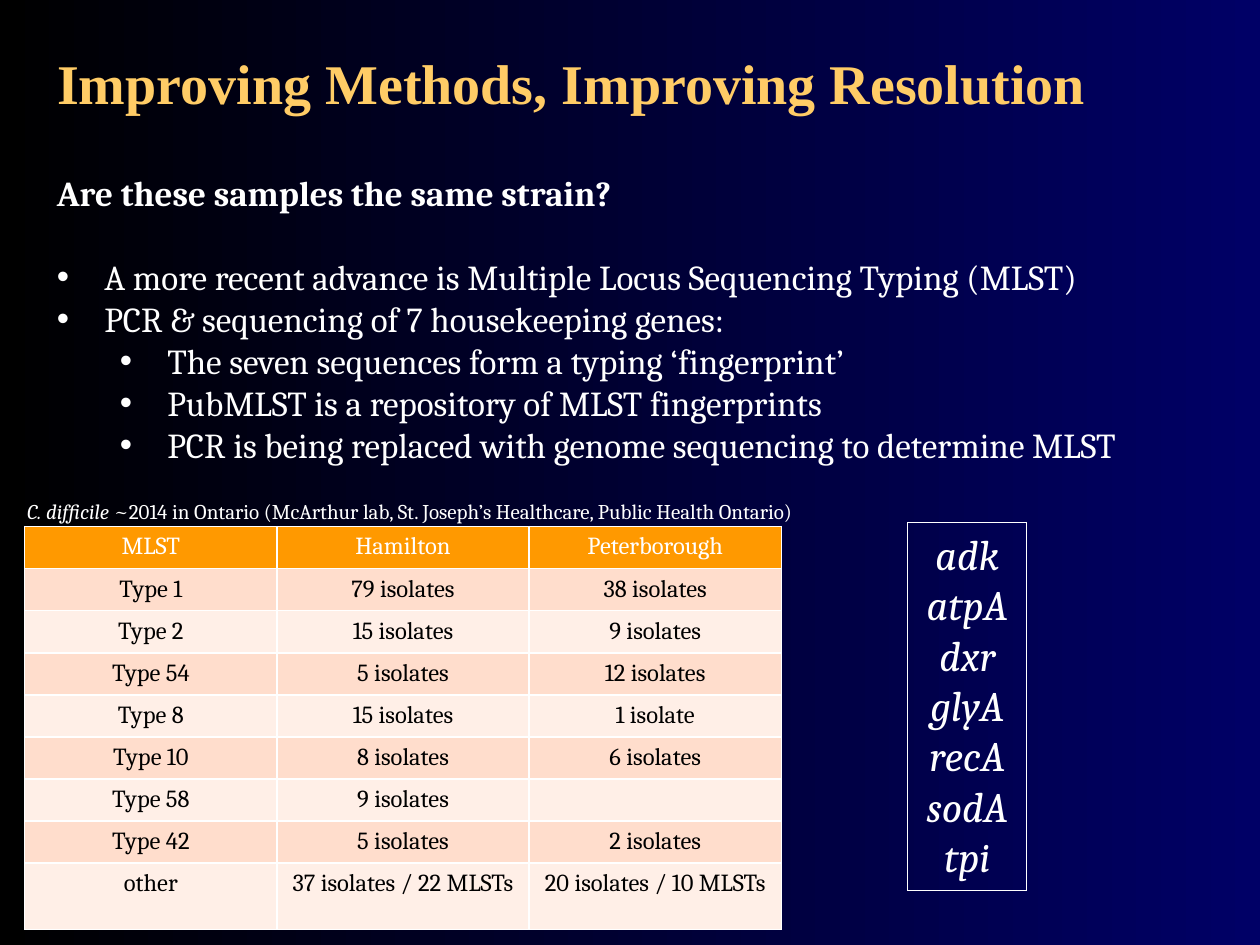
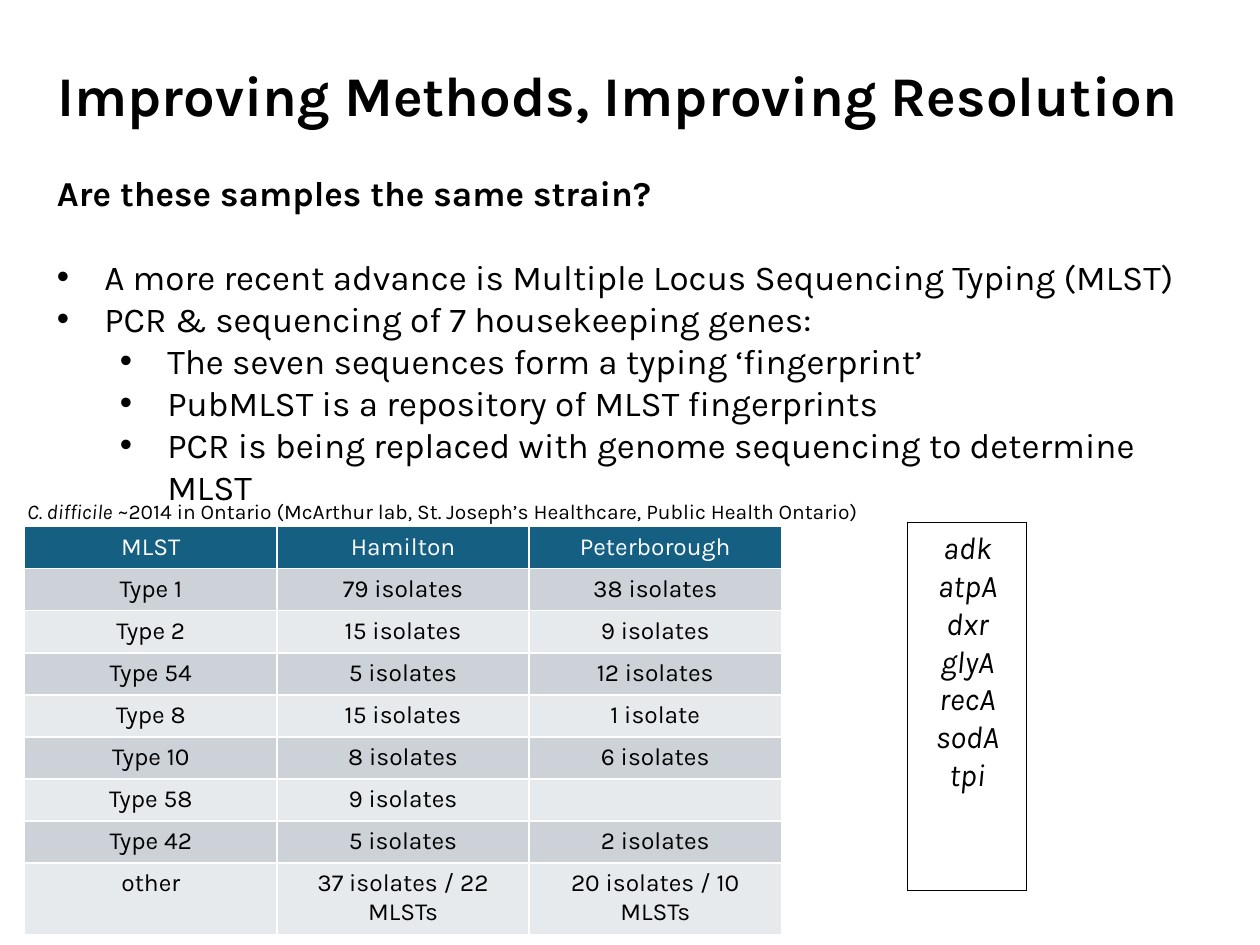
Before and after one commit to agmcarthur/Biochem-3BP3, a slide deck: slide 18 of Lectures/Lecture 7 - Molecular Epidemiology.pptx. Drawn at 1260x945 pixels with LibreOffice and Linux fonts; fonts in the diff are those of the drawing. Boxes give left, top, right and bottom in pixels: in the first picture for what was removed or moved away, otherwise in the second. Text is boxed around its words. In the diff, an @@ line names an element or a change of style, - is before the commit and + after.

```diff
--- a/Lectures/Lecture 7 - Molecular Epidemiology.pptx
+++ b/Lectures/Lecture 7 - Molecular Epidemiology.pptx
@@ background gradient #000000 to #000066 to #FFFFFF @@
@@ text "Improving Methods, Improving Resolution" at (57, 76, 1177, 130): font Times New Roman to Karla, text colour #FFCC66 to #000000; line spacing 1 to 0.9; vertical alignment middle to bottom @@
@@ text "Are these samples the same ..." at (57, 181, 1174, 509): font Cambria to Karla, text colour #FFFFFF to #000000 @@
@@ text "C. difficile ~2014 in Ontario ..." at (27, 500, 857, 524): font Cambria to Karla, text colour #FFFFFF to #000000 @@
@@ table at (25, 527, 781, 934) @@
@@ fill #FF9900 to #156082 in row 1 @@
@@ fill #FFDECC to #CCD2D8 in 12 cells @@
@@ fill #FFEFE7 to #E8EAED in 12 cells @@
@@ font Cambria to Karla @@
@@ rectangle "adk" at (907, 522, 1026, 891): size 24 to 18 pt, font Cambria to Karla, text colour #FFFFFF to #000000; outline #FFFFFF 0.75 pt to #000000 0.75 pt @@
```
Also in this commit, not shown: 37 other slides changed, 13 other files.
